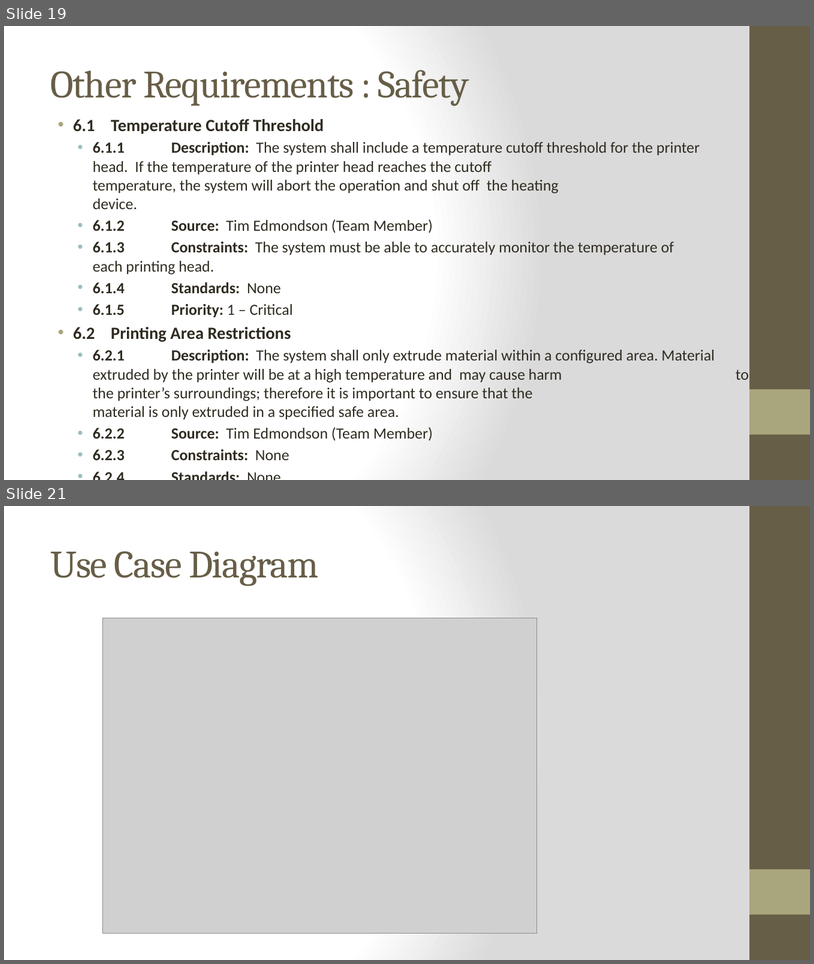
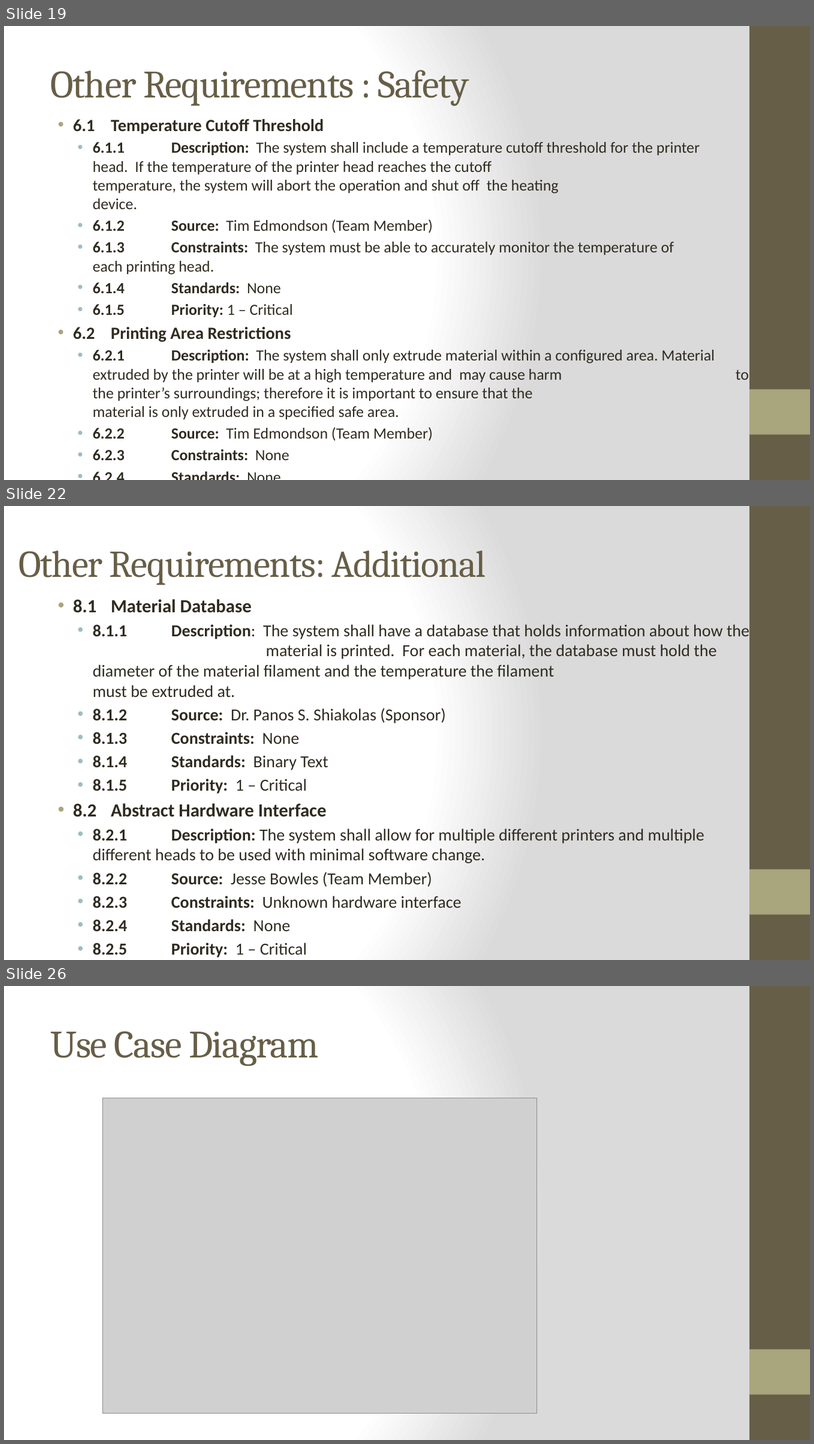
Before and after one commit to qpHalcy0n/SRDesign, a slide deck: SRS Presentation/SRS Presentation.pptx. Shown one above the other, each under a label of ours: slides 19 and 21 before the commit, slides 19, 22 and 26 after it; the slides between them are not shown. The pictures are 814x964 and 814x1444 pixels, drawn with LibreOffice and Linux fonts; fonts in the diff are those of the drawing; grey boxes stand for pictures. Boxes give left, top, right and bottom in pixels: in the first picture for what was removed or moved away, otherwise in the second. Text is boxed around its words. In the diff, an @@ line names an element or a change of style, - is before the commit and + after.

```diff
--- a/SRS Presentation/SRS Presentation.pptx
+++ b/SRS Presentation/SRS Presentation.pptx
@@ slide 22 added at (4,506,810,960), background gradient #FFFFFF to #DADADA; not listed: 2 template elements that a slide beside it also shows @@
@@ title added at (18,550,486,585), 45 pt, text #675E47 @@
+Other Requirements: Additional
@@ text added at (73,599,750,931), 20 pt, text #2F2B20 @@
+• 8.1 Material Database
+  • 8.1.1 Description: The system shall have a database that holds information about how the material is printed. For each material, the database must hold the diameter of the material filament and the temperature the filament must be extruded at.
+  • 8.1.2 Source: Dr. Panos S. Shiakolas (Sponsor)
+  • 8.1.3 Constraints: None
+  • 8.1.4 Standards: Binary Text
+  • 8.1.5 Priority: 1 – Critical
+• 8.2 Abstract Hardware Interface
+  • 8.2.1 Description: The system shall allow for multiple different printers and multiple different heads to be used with minimal software change.
+  • 8.2.2 Source: Jesse Bowles (Team Member)
+  • 8.2.3 Constraints: Unknown hardware interface
+  • 8.2.4 Standards: None
+  • 8.2.5 Priority: 1 – Critical
@@ what was slide 21 is now slide 26 @@
```
Also in this commit, not shown: 1 slide changed, 4 other slides added.
